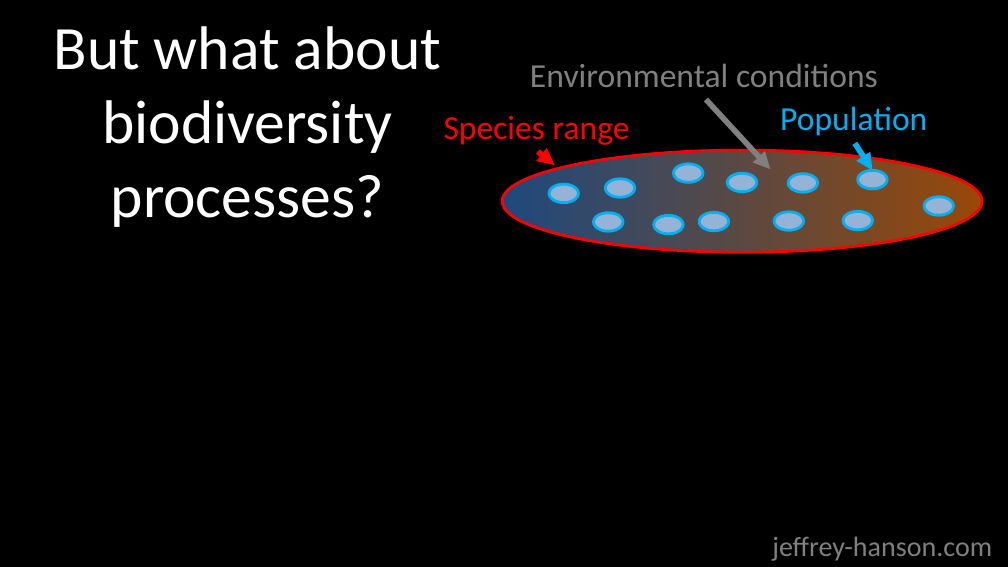
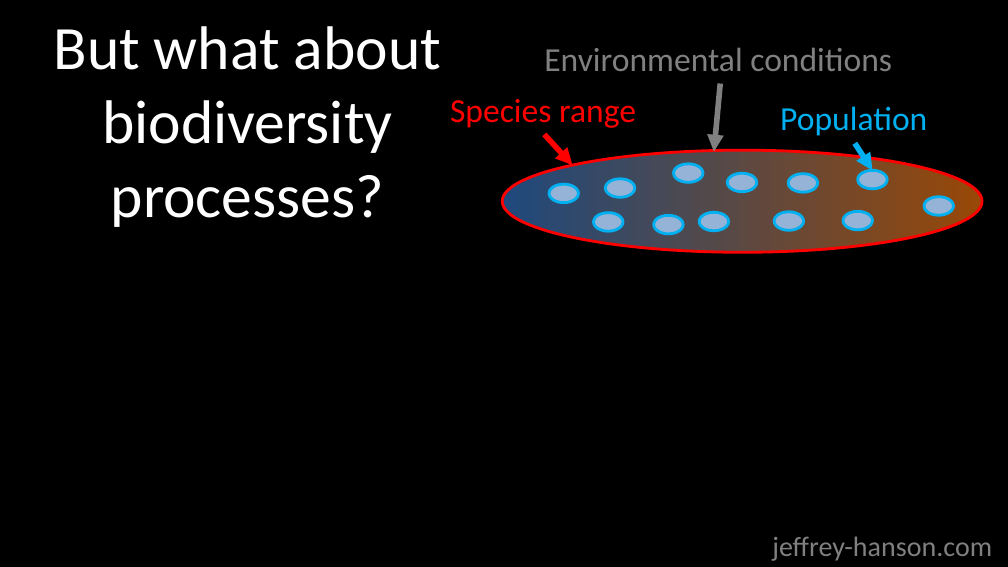
Before and after one commit to jeffreyhanson/abstracts-and-slides, a slide deck: slide 6 of seminars/SCBO-presentation-06-06-2016/jhanson_scbo.pptx. Drawn at 1008x567 pixels with LibreOffice and Linux fonts; fonts in the diff are those of the drawing. Boxes give left, top, right and bottom in pixels: in the first picture for what was removed or moved away, otherwise in the second. Text is boxed around its words. In the diff, an @@ line names an element or a change of style, - is before the commit and + after.

```diff
--- a/seminars/SCBO-presentation-06-06-2016/jhanson_scbo.pptx
+++ b/seminars/SCBO-presentation-06-06-2016/jhanson_scbo.pptx
@@ text "Environmental conditions": place and size @@
-text "Environmental conditions" at [530, 63, 878, 87]
+text "Environmental conditions" at [544, 47, 892, 71]
@@ text "Species range": place and size @@
-text "Species range" at [444, 116, 630, 145]
+text "Species range" at [450, 99, 636, 128]
@@ arrow moved from (706, 100) - (770, 169) to (721, 84) - (714, 151) @@
@@ arrow moved from (538, 151) - (554, 165) to (544, 134) - (573, 165) @@
```
Also in this commit, not shown: 4 other slides changed, 1 slide added.
